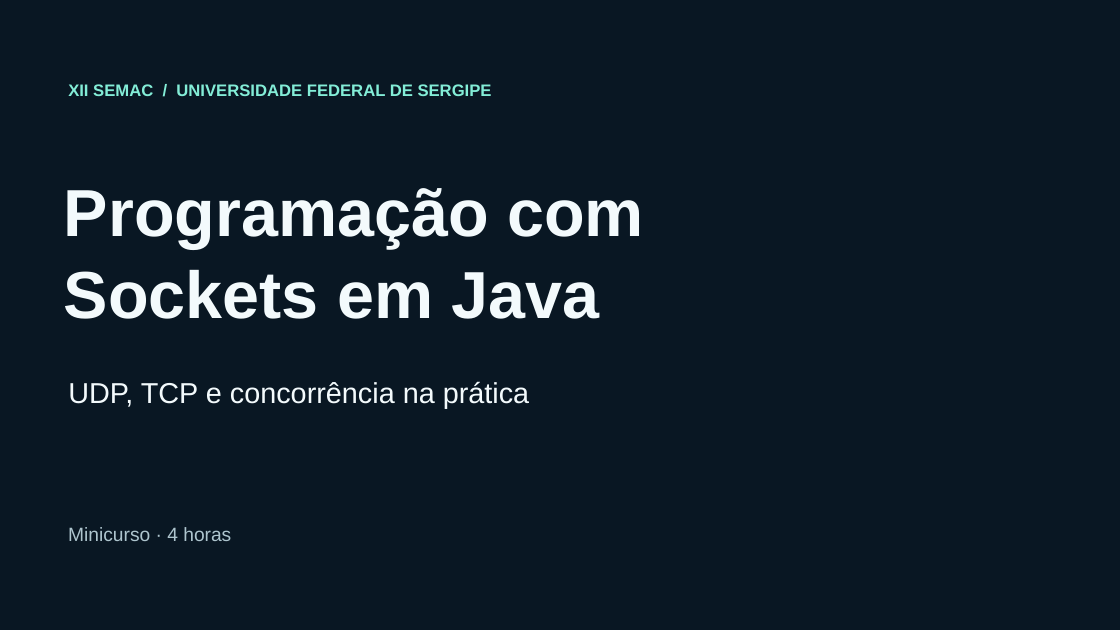
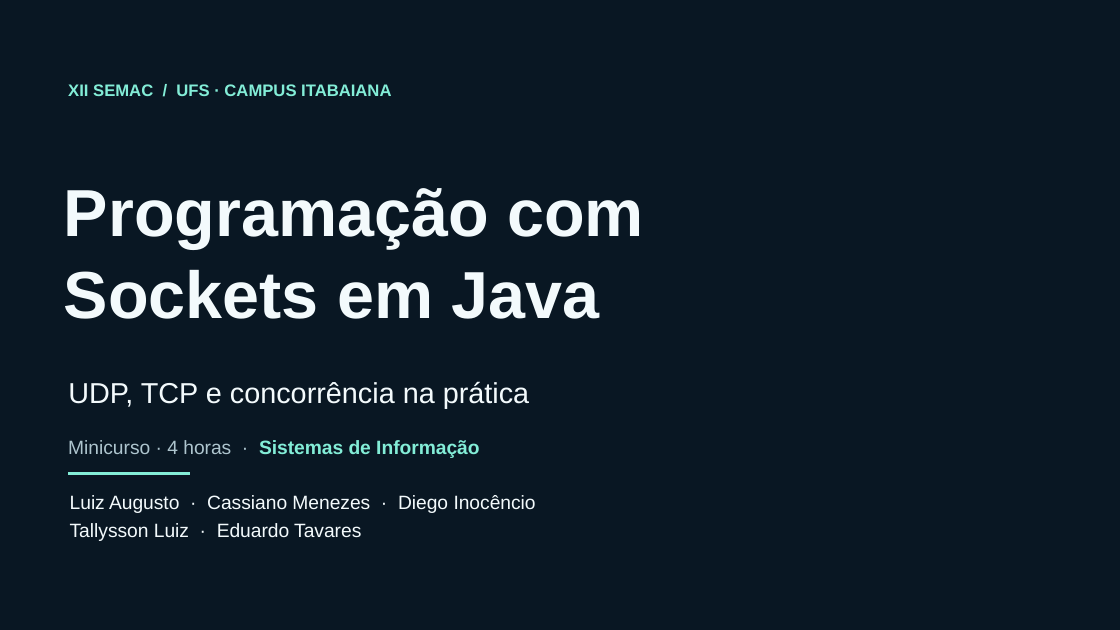
Before and after one commit to CassianoMn/xii-semac-sockets-java, a slide deck: slide 1 of slides/programacao-com-sockets-em-java.pptx. Drawn at 1120x630 pixels with LibreOffice and Linux fonts; fonts in the diff are those of the drawing; background and template pictures are left out. Boxes give left, top, right and bottom in pixels: in the first picture for what was removed or moved away, otherwise in the second. Text is boxed around its words. In the diff, an @@ line names an element or a change of style, - is before the commit and + after.

```diff
--- a/slides/programacao-com-sockets-em-java.pptx
+++ b/slides/programacao-com-sockets-em-java.pptx
@@ text at bbox=[68, 84, 391, 96]: text changed @@
-XII SEMAC / UNIVERSIDADE FEDERAL DE SERGIPE
+XII SEMAC / UFS · CAMPUS ITABAIANA
@@ text at bbox=[68, 440, 479, 458]: text changed; text colour #AEC5CE to #83EDD7; bold on @@
-Minicurso · 4 horas
+Minicurso · 4 horas · Sistemas de Informação
@@ rectangle added at bbox=[68, 472, 190, 476], fill #83EDD7 @@
@@ text added at bbox=[70, 495, 536, 541], 16.5 pt, text #F3FAFC @@
+Luiz Augusto · Cassiano Menezes · Diego Inocêncio
+Tallysson Luiz · Eduardo Tavares
```
Also in this commit, not shown: 29 other slides changed, 1 slide added, 8 other files.
